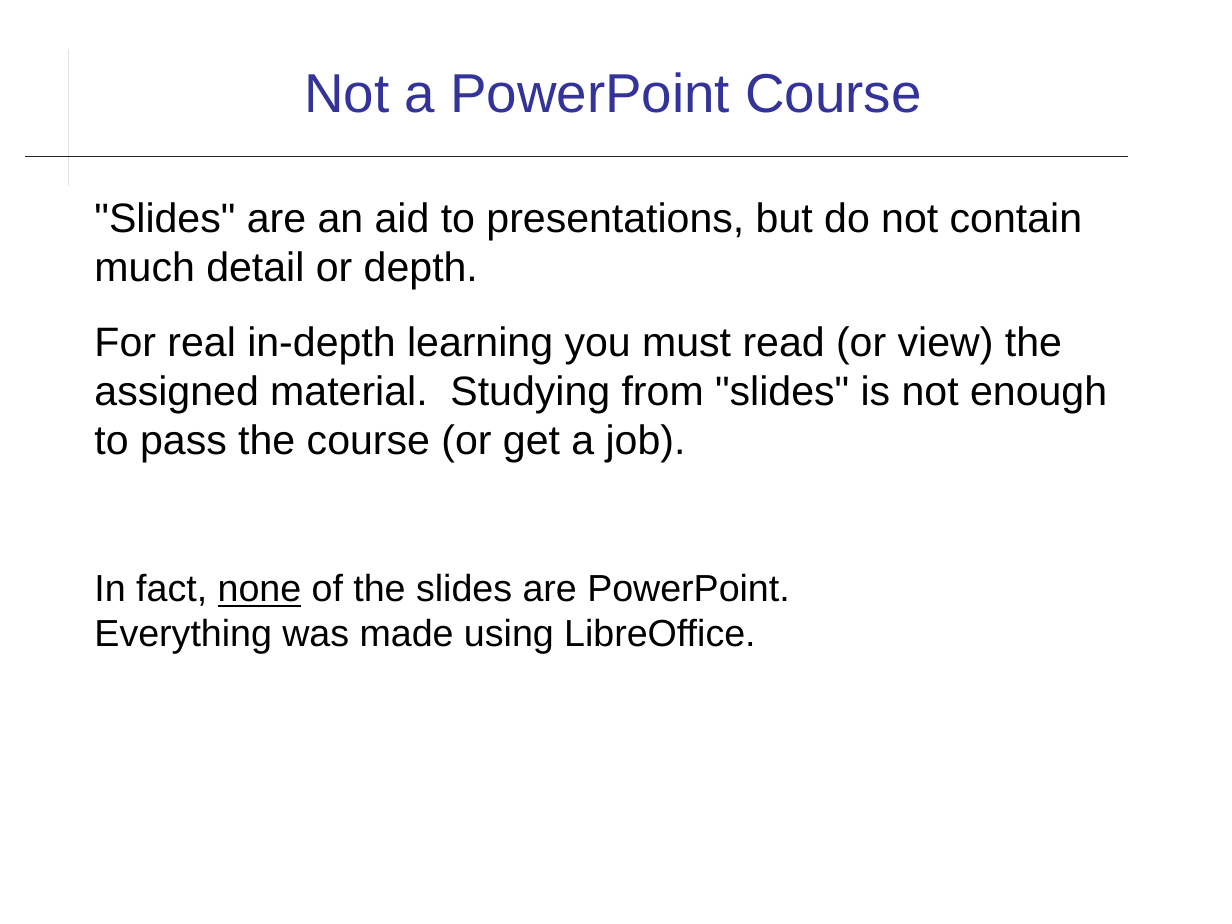
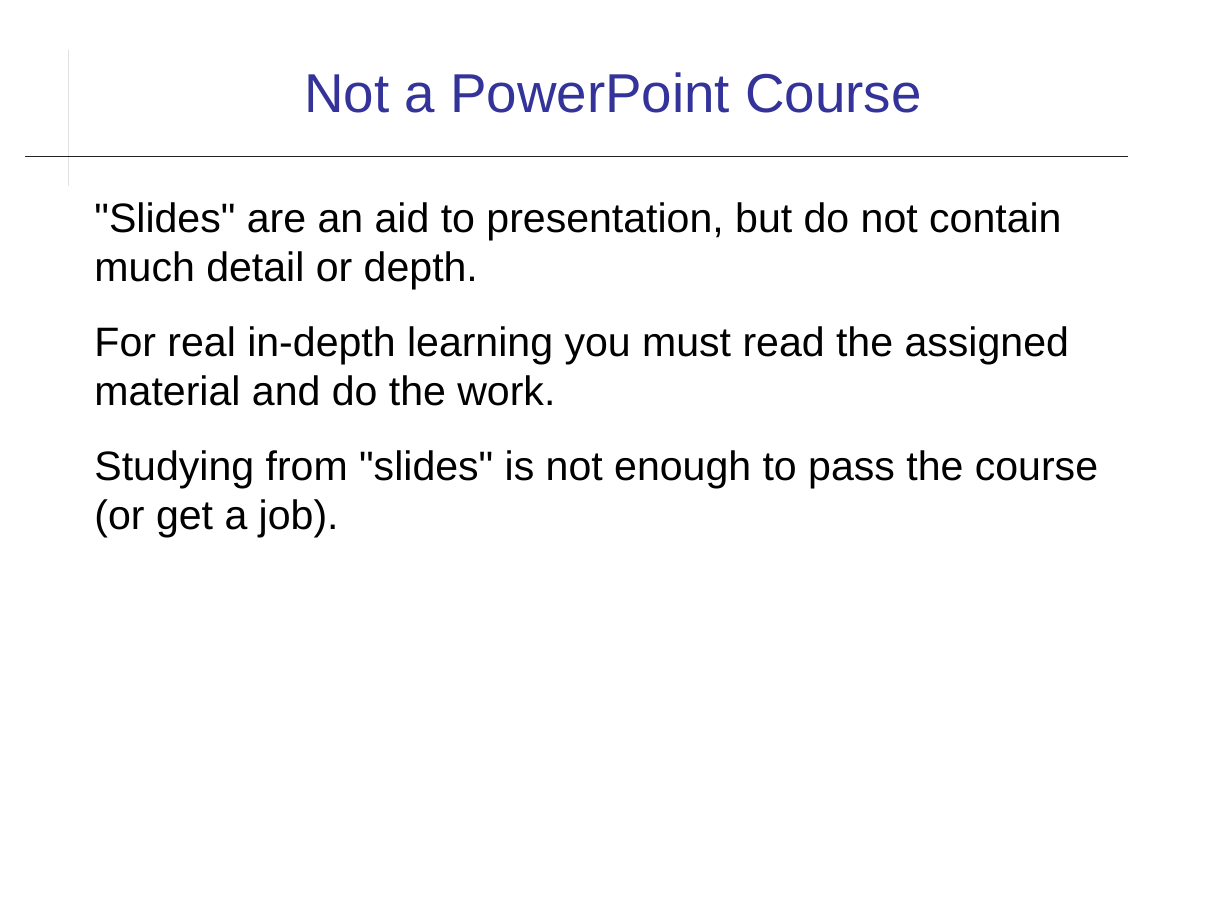
Before and after one commit to cpske/ISP, a slide deck: slide 10 of introduction/Introduction-to-Course.odp. Drawn at 1232x924 pixels with LibreOffice and Linux fonts; fonts in the diff are those of the drawing. Boxes give left, top, right and bottom in pixels: in the first picture for what was removed or moved away, otherwise in the second. Text is boxed around its words. In the diff, an @@ line names an element or a change of style, - is before the commit and + after.

```diff
--- a/introduction/Introduction-to-Course.odp
+++ b/introduction/Introduction-to-Course.odp
@@ text at bbox=[94, 202, 1098, 538]: text changed @@
-"Slides" are an aid to presentations, but do not contain much detail or depth.
-For real in-depth learning you must read (or view) the assigned material. Studying from "slides" is not enough to pass the course (or get a job).
-In fact, none of the slides are PowerPoint.
-Everything was made using LibreOffice.
+"Slides" are an aid to presentation, but do not contain much detail or depth.
+For real in-depth learning you must read the assigned material and do the work.
+Studying from "slides" is not enough to pass the course (or get a job).
```
Also in this commit, not shown: 10 other slides changed, 14 other files.
